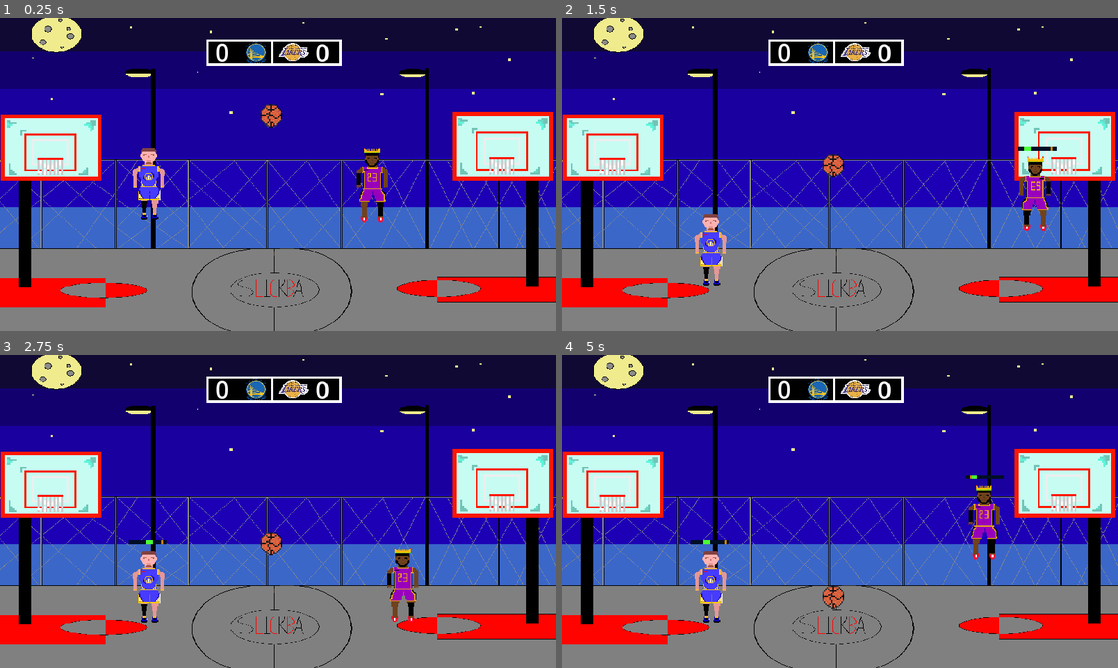
Above: before the commit, frames 1-4 (two rows, left to right).
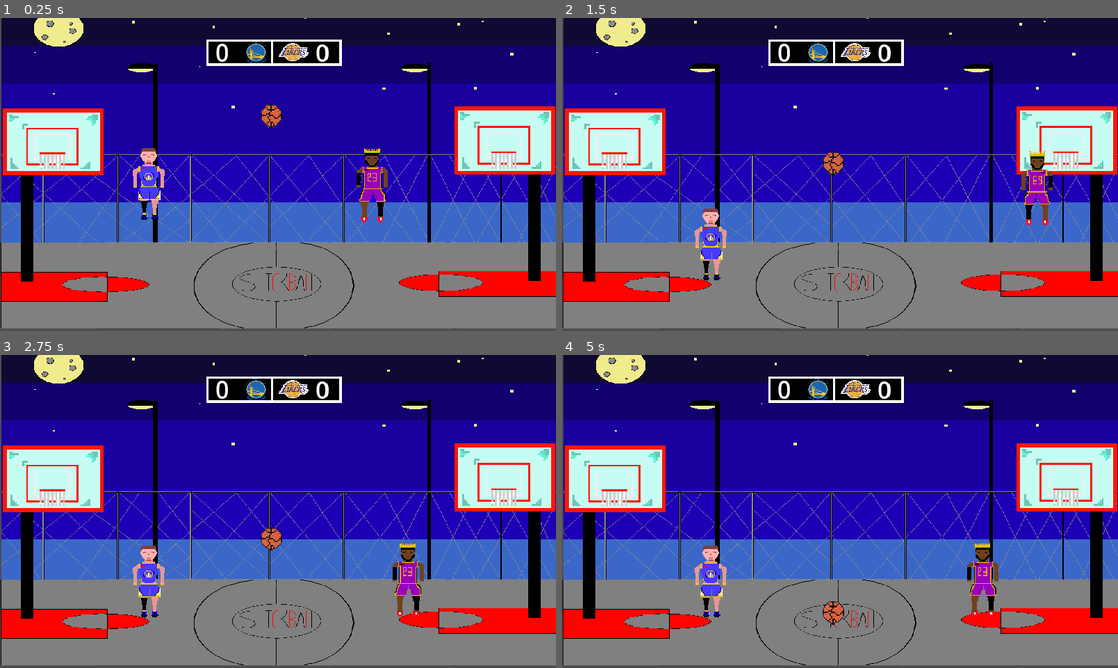
Above: after the commit, the same moments.

Repository: Yanik33/Slickball-Digital-Tech
Game: Godot game, scene res://Scenese/Main_Scene.tscn
Two runs of this game, one before a commit and one after it. Both use one fixed random seed, a clock stepped at 60 frames per second and the inputs below.
Inputs:
- Up to frame 1 (0.25 s): no input
- Up to frame 2 (1.5 s): hold F (P1_Shoot) 0.53-1.28 s; hold D (P1_right) from 0.53 s (still down); tap W (P1_jump) at 0.77 s; tap S (P1_push) at 0.8, 1.35 s
- Up to frame 3 (2.75 s): tap W (P1_jump) at 1.52 s; tap K (P2_Shoot) at 1.55 s; release D (P1_right) at 2.03 s; hold A (P1_left) from 2.03 s (still down); hold K (P2_Shoot) from 2.03 s (still down); tap Down (P2_push) at 2.3 s
- Up to frame 4 (5 s): release A (P1_left) at 2.78 s; release K (P2_Shoot) at 2.78 s; hold D (P1_right) 2.78-4.28 s; tap Down (P2_push) at 2.85 s; tap W (P1_jump) at 3.02, 3.77, 4.52 s; tap F (P1_Shoot) at 3.05 s; hold F (P1_Shoot) 3.53-4.28 s; tap S (P1_push) at 3.8, 4.35 s; hold A (P1_left) from 4.28 s (still down); tap K (P2_Shoot) at 4.55 s

The runs differ from the first frame. In frame 1, 20% of the frame differs, in the area x 0-100%, y 0-100%; in frame 2, 21%; in frame 3, 21%; in frame 4, 22%.

Commit message:
Shooting Bug fix and Blocking
Shooting bug is fixed and blocking is added to the game

Diff:
--- a/Slickball/Animation Scenes/Basketball_bounce.tscn
+++ b/Slickball/Animation Scenes/Basketball_bounce.tscn
@@ -70,5 +70,4 @@
 [node name="AnimatedSprite2D" type="AnimatedSprite2D" parent="."]
 position = Vector2(44, -14)
 sprite_frames = SubResource("SpriteFrames_01w7h")
-frame = 1
-frame_progress = 0.658735
+frame_progress = 0.122608
--- a/Slickball/Scenese/Court.tscn
+++ b/Slickball/Scenese/Court.tscn
@@ -241,6 +241,7 @@
 metadata/scorep1 = true
 
 [node name="P1_Score" type="CollisionShape2D" parent="Area2D"]
+z_index = 1
 position = Vector2(-68, 190)
 shape = SubResource("RectangleShape2D_a2dku")
 
@@ -249,6 +250,7 @@
 metadata/scorep2 = true
 
 [node name="P2_Score" type="CollisionShape2D" parent="Area2D2"]
+z_index = 1
 position = Vector2(8, -14)
 scale = Vector2(1.06286, 1)
 shape = SubResource("RectangleShape2D_1jnlj")
@@ -264,6 +266,8 @@
 scale = Vector2(4.0125, 3.9125)
 sprite_frames = SubResource("SpriteFrames_o45ko")
 animation = &"Shot"
+frame = 12
+frame_progress = 1.0
 
 [node name="AnimatedSprite2D3" type="AnimatedSprite2D" parent="."]
 position = Vector2(1050, 321)
@@ -296,20 +300,20 @@
 shape = SubResource("CircleShape2D_cyhb4")
 
 [node name="CollisionShape2D12" type="CollisionShape2D" parent="."]
-position = Vector2(105, 318.625)
+position = Vector2(105, 329)
 rotation = -3.14159
 shape = SubResource("RectangleShape2D_dnjft")
 one_way_collision = true
 
 [node name="CollisionShape2D13" type="CollisionShape2D" parent="."]
-position = Vector2(1040, 315)
+position = Vector2(1040, 328)
 rotation = -3.14159
 shape = SubResource("RectangleShape2D_jy7u0")
 one_way_collision = true
 
 [node name="SlickBall-CourtBackground" type="Sprite2D" parent="."]
 z_index = -2
-position = Vector2(578.5, 364)
+position = Vector2(579, 365)
 scale = Vector2(1.075, 1.00556)
 texture = ExtResource("15_rasbw")
 
--- a/Slickball/Scenese/Main_Scene.tscn
+++ b/Slickball/Scenese/Main_Scene.tscn
@@ -14,7 +14,7 @@
 [node name="Node2D" type="Node2D"]
 
 [node name="StaticBody2D" parent="." instance=ExtResource("1_26mub")]
-position = Vector2(0, -17)
+position = Vector2(4, -29)
 collision_layer = 7
 
 [node name="CharacterBody2D" parent="." instance=ExtResource("2_1fte8")]
@@ -26,10 +26,10 @@
 collision_mask = 2
 
 [node name="P1_Hoop" type="Node2D" parent="."]
-position = Vector2(104, 292)
+position = Vector2(105, 281)
 
 [node name="P2_Hoop" type="Node2D" parent="."]
-position = Vector2(1041, 288)
+position = Vector2(1045, 275)
 
 [node name="RigidBody2D" parent="." instance=ExtResource("4_mh7vl")]
 position = Vector2(562, 175)
--- a/Slickball/Scenese/Player1.tscn
+++ b/Slickball/Scenese/Player1.tscn
@@ -18,6 +18,9 @@
 
 [sub_resource type="RectangleShape2D" id="RectangleShape2D_j1u7k"]
 size = Vector2(121.706, 26.7648)
+
+[sub_resource type="RectangleShape2D" id="RectangleShape2D_rusvq"]
+size = Vector2(25, 224)
 
 [sub_resource type="Curve2D" id="Curve2D_ivfcs"]
 _data = {
@@ -56,19 +59,19 @@
 collision_layer = 4
 collision_mask = 4
 
-[node name="CollisionShape2D" type="CollisionShape2D" parent="Marker2D/Sprite2D/Area2D"]
+[node name="CollisionShape2D" type="CollisionShape2D" parent="Marker2D/Sprite2D/Area2D" groups=["catcher"]]
 position = Vector2(-19.0418, -11)
 shape = SubResource("RectangleShape2D_rkfjp")
 
-[node name="CollisionShape2D2" type="CollisionShape2D" parent="Marker2D/Sprite2D/Area2D"]
+[node name="CollisionShape2D2" type="CollisionShape2D" parent="Marker2D/Sprite2D/Area2D" groups=["catcher"]]
 position = Vector2(74.3556, -10.9884)
 shape = SubResource("RectangleShape2D_eukpk")
 
-[node name="CollisionShape2D3" type="CollisionShape2D" parent="Marker2D/Sprite2D/Area2D"]
+[node name="CollisionShape2D3" type="CollisionShape2D" parent="Marker2D/Sprite2D/Area2D" groups=["catcher"]]
 position = Vector2(26.9675, -108)
 shape = SubResource("RectangleShape2D_yxd1h")
 
-[node name="CollisionShape2D4" type="CollisionShape2D" parent="Marker2D/Sprite2D/Area2D"]
+[node name="CollisionShape2D4" type="CollisionShape2D" parent="Marker2D/Sprite2D/Area2D" groups=["catcher"]]
 position = Vector2(28.206, 45.7776)
 shape = SubResource("RectangleShape2D_j1u7k")
 
@@ -79,6 +82,14 @@
 [node name="ball_placement" type="RemoteTransform2D" parent="Marker2D/Sprite2D"]
 position = Vector2(-29.0047, 51.7536)
 scale = Vector2(0.56872, 0.56872)
+
+[node name="StaticBody2D" type="StaticBody2D" parent="Marker2D"]
+collision_layer = 4
+collision_mask = 4
+
+[node name="Block" type="CollisionShape2D" parent="Marker2D/StaticBody2D"]
+position = Vector2(-44.5, -72)
+shape = SubResource("RectangleShape2D_rusvq")
 
 [node name="Path2D" type="Path2D" parent="."]
 position = Vector2(7, 2)
--- a/Slickball/Scenese/Player2.tscn
+++ b/Slickball/Scenese/Player2.tscn
@@ -18,6 +18,9 @@
 
 [sub_resource type="RectangleShape2D" id="RectangleShape2D_dspbo"]
 size = Vector2(117, 29)
+
+[sub_resource type="RectangleShape2D" id="RectangleShape2D_v82ep"]
+size = Vector2(26, 225)
 
 [sub_resource type="Curve2D" id="Curve2D_gw7c0"]
 _data = {
@@ -56,19 +59,19 @@
 collision_layer = 4
 collision_mask = 4
 
-[node name="CollisionShape2D" type="CollisionShape2D" parent="Marker2D/Sprite2D/Area2D"]
+[node name="CollisionShape2D" type="CollisionShape2D" parent="Marker2D/Sprite2D/Area2D" groups=["catcher"]]
 position = Vector2(-75, -42.5)
 shape = SubResource("RectangleShape2D_itv1m")
 
-[node name="CollisionShape2D2" type="CollisionShape2D" parent="Marker2D/Sprite2D/Area2D"]
+[node name="CollisionShape2D2" type="CollisionShape2D" parent="Marker2D/Sprite2D/Area2D" groups=["catcher"]]
 position = Vector2(16, -42)
 shape = SubResource("RectangleShape2D_4b6gi")
 
-[node name="CollisionShape2D3" type="CollisionShape2D" parent="Marker2D/Sprite2D/Area2D"]
+[node name="CollisionShape2D3" type="CollisionShape2D" parent="Marker2D/Sprite2D/Area2D" groups=["catcher"]]
 position = Vector2(-30, -138.5)
 shape = SubResource("RectangleShape2D_ixpwd")
 
-[node name="CollisionShape2D4" type="CollisionShape2D" parent="Marker2D/Sprite2D/Area2D"]
+[node name="CollisionShape2D4" type="CollisionShape2D" parent="Marker2D/Sprite2D/Area2D" groups=["catcher"]]
 position = Vector2(-29.0001, 14.9999)
 shape = SubResource("RectangleShape2D_dspbo")
 
@@ -79,6 +82,14 @@
 [node name="ball_placement2" type="RemoteTransform2D" parent="Marker2D/Sprite2D"]
 position = Vector2(32.353, 52.7201)
 scale = Vector2(0.588235, 0.560853)
+
+[node name="StaticBody2D" type="StaticBody2D" parent="Marker2D"]
+collision_layer = 4
+collision_mask = 4
+
+[node name="BlockP2" type="CollisionShape2D" parent="Marker2D/StaticBody2D"]
+position = Vector2(45, -74.5)
+shape = SubResource("RectangleShape2D_v82ep")
 
 [node name="Path2D" type="Path2D" parent="."]
 curve = SubResource("Curve2D_gw7c0")
--- a/Slickball/Scripts/Basketball.gd
+++ b/Slickball/Scripts/Basketball.gd
@@ -14,11 +14,11 @@
 	else :
 		$AnimatedSprite2D.play("normal")
 
-	if thrown:
-		$CollisionShape2D.disabled = true
-		await get_tree().create_timer(0.3).timeout
-		$CollisionShape2D.disabled = false
-		thrown = false
+	#if thrown:
+		#$CollisionShape2D.disabled = true
+		#await get_tree().create_timer(0.3).timeout
+		#$CollisionShape2D.disabled = false
+		#thrown = false
 	#rotation = clamp(0,0,0)
 
 
--- a/Slickball/Scripts/Player1.gd
+++ b/Slickball/Scripts/Player1.gd
@@ -52,30 +52,34 @@
 	else:
 		velocity.x = move_toward(velocity.x, 0, SPEED)
 
-	if Input.is_action_pressed("P1_Shoot"):
-		$Path2D.show()
-		if not shot_reverse:
-			if $Path2D/shot_indicator.progress_ratio < 0.98:
-				$Path2D/shot_indicator.progress_ratio += 0.02
+	if ball_placement.remote_path != NodePath(""):
+		if Input.is_action_pressed("P1_Shoot"):
+			$Path2D.show()
+			if not shot_reverse:
+				if $Path2D/shot_indicator.progress_ratio < 0.98:
+					$Path2D/shot_indicator.progress_ratio += 0.02
+				else:
+					shot_reverse = true
+			elif shot_reverse:
+				if $Path2D/shot_indicator.progress_ratio > 0.02:
+					$Path2D/shot_indicator.progress_ratio -=0.02
+				else:
+					shot_reverse = false
+		if Input.is_action_just_pressed("P1_Shoot"):
+			$Path2D/PathFollow2D.progress_ratio = randf_range(0.10,0.85)
+
+		if Input.is_action_just_released("P1_Shoot"):
+			if $Path2D/shot_indicator.progress > $Path2D/PathFollow2D.progress - $Path2D/PathFollow2D/ColorRect.size.x / 2 and $Path2D/shot_indicator.progress < $Path2D/PathFollow2D.progress + $Path2D/PathFollow2D/ColorRect.size.x / 2:
+				_shoot(true)
 			else:
-				shot_reverse = true
-		elif shot_reverse:
-			if $Path2D/shot_indicator.progress_ratio > 0.02:
-				$Path2D/shot_indicator.progress_ratio -=0.02
-			else:
-				shot_reverse = false
-	if Input.is_action_just_pressed("P1_Shoot"):
-		$Path2D/PathFollow2D.progress_ratio = randf_range(0.10,0.85)
+				_shoot(false)
+			await get_tree().create_timer(1.0).timeout
+			$Path2D.hide()
 
-	if Input.is_action_just_released("P1_Shoot"):
-		if $Path2D/shot_indicator.progress > $Path2D/PathFollow2D.progress - $Path2D/PathFollow2D/ColorRect.size.x / 2 and $Path2D/shot_indicator.progress < $Path2D/PathFollow2D.progress + $Path2D/PathFollow2D/ColorRect.size.x / 2:
-			_shoot(true)
-		else:
-			_shoot(false)
-		await get_tree().create_timer(1.0).timeout
-		$Path2D.hide()
-
-
+	if Input.is_action_pressed("P1_push"):
+		$Marker2D/StaticBody2D/Block.disabled = false
+	else:
+		$Marker2D/StaticBody2D/Block.disabled = true
 
 
 
@@ -94,11 +98,17 @@
 	if ball_placement.remote_path != NodePath(""):
 		ball_placement.remote_path = NodePath("")
 		ball.held = false
-		ball.thrown = true
+		#ball.thrown = true
 		ball.linear_velocity.y = -shot_verticle
 		ball.linear_velocity.x = intital_horizontal_velocity
 
+	for node in get_tree().get_nodes_in_group("catcher"):
+		node.disabled = true
 
+	await get_tree().create_timer(0.4).timeout
+
+	for node in get_tree().get_nodes_in_group("catcher"):
+		node.disabled = false
 
 
 func _on_area_2d_body_entered(body):
--- a/Slickball/Scripts/Player2.gd
+++ b/Slickball/Scripts/Player2.gd
@@ -50,34 +50,38 @@
 		$Marker2D.scale.x = direction
 	else:
 		velocity.x = move_toward(velocity.x, 0, SPEED)
+	if ball_placement2.remote_path != NodePath(""):
+		if Input.is_action_pressed("P2_Shoot"):
+			$Path2D.show()
+			if not shot_reverse:
+				if $Path2D/shot_indicator_P2.progress_ratio < 0.98:
+					$Path2D/shot_indicator_P2.progress_ratio += 0.02
+				else:
+					shot_reverse = true
+			elif shot_reverse:
+				if $Path2D/shot_indicator_P2.progress_ratio > 0.02:
+					$Path2D/shot_indicator_P2.progress_ratio -=0.02
+				else:
+					shot_reverse = false
+		if Input.is_action_just_pressed("P2_Shoot"):
+			$Path2D/PathFollow2D.progress_ratio = randf_range(0.10,0.87)
 
-	if Input.is_action_pressed("P2_Shoot"):
-		$Path2D.show()
-		if not shot_reverse:
-			if $Path2D/shot_indicator_P2.progress_ratio < 0.98:
-				$Path2D/shot_indicator_P2.progress_ratio += 0.02
+		if Input.is_action_just_released("P2_Shoot"):
+			if $Path2D/shot_indicator_P2.progress > $Path2D/PathFollow2D.progress - $Path2D/PathFollow2D/ColorRect.size.x / 2 and $Path2D/shot_indicator_P2.progress < $Path2D/PathFollow2D.progress + $Path2D/PathFollow2D/ColorRect.size.x / 2:
+				_shoot(true)
 			else:
-				shot_reverse = true
-		elif shot_reverse:
-			if $Path2D/shot_indicator_P2.progress_ratio > 0.02:
-				$Path2D/shot_indicator_P2.progress_ratio -=0.02
-			else:
-				shot_reverse = false
-	if Input.is_action_just_pressed("P2_Shoot"):
-		$Path2D/PathFollow2D.progress_ratio = randf_range(0.10,0.87)
-
-	if Input.is_action_just_released("P2_Shoot"):
-		if $Path2D/shot_indicator_P2.progress > $Path2D/PathFollow2D.progress - $Path2D/PathFollow2D/ColorRect.size.x / 2 and $Path2D/shot_indicator_P2.progress < $Path2D/PathFollow2D.progress + $Path2D/PathFollow2D/ColorRect.size.x / 2:
-			_shoot(true)
-		else:
-			_shoot(false)
-		await get_tree().create_timer(1.0).timeout
-		$Path2D.hide()
+				_shoot(false)
+			await get_tree().create_timer(1.0).timeout
+			$Path2D.hide()
 
 
 	hoop_vector = (ball_placement2.global_position - get_node("/root/Node2D/P2_Hoop").global_position) + Vector2(rand.randf_range(0, 0), 0)
 
 
+	if Input.is_action_pressed("P2_push"):
+		$Marker2D/StaticBody2D/BlockP2.disabled = false
+	else:
+		$Marker2D/StaticBody2D/BlockP2.disabled = true
 
 	move_and_slide()
 
@@ -92,10 +96,17 @@
 	if ball_placement2.remote_path != NodePath(""):
 		ball_placement2.remote_path = NodePath("")
 		ball.held = false
-		ball.thrown = true
+		#ball.thrown = true
 		ball.linear_velocity.y = -shot_verticle
 		ball.linear_velocity.x = intital_horizontal_velocity
 
+	for node in get_tree().get_nodes_in_group("catcher"):
+		node.disabled = true
+
+	await get_tree().create_timer(0.4).timeout
+
+	for node in get_tree().get_nodes_in_group("catcher"):
+		node.disabled = false
 
 
 func _on_area_2d_body_entered(body):
Not shown: 1 places in Slickball/Scenese/Player1.tscn that only renumber resources
Not shown: 1 places in Slickball/Scenese/Player2.tscn that only renumber resources
